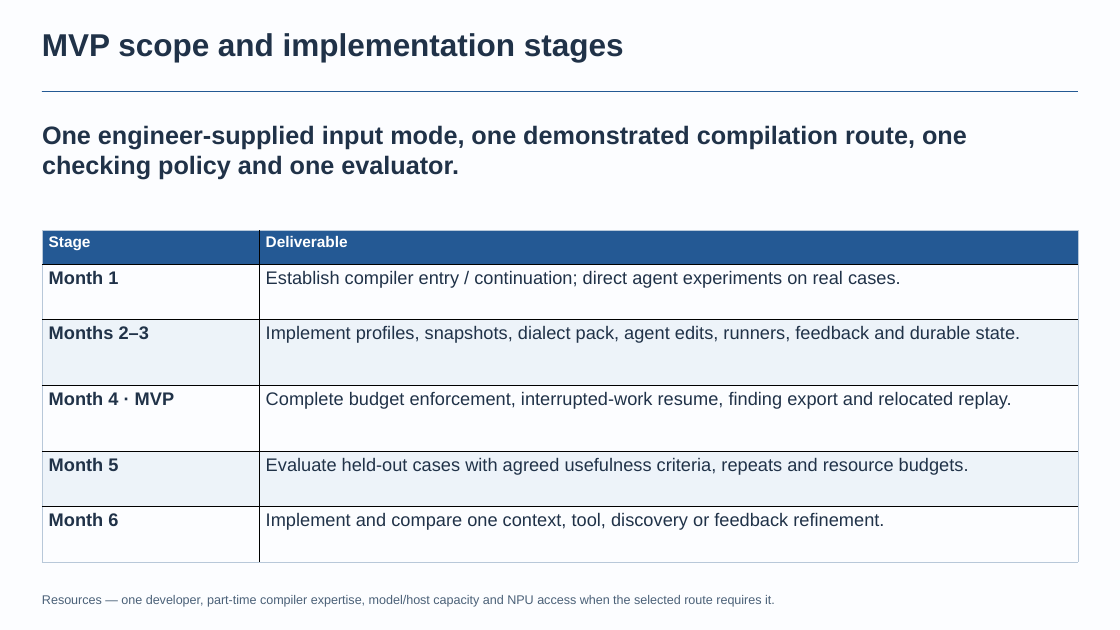
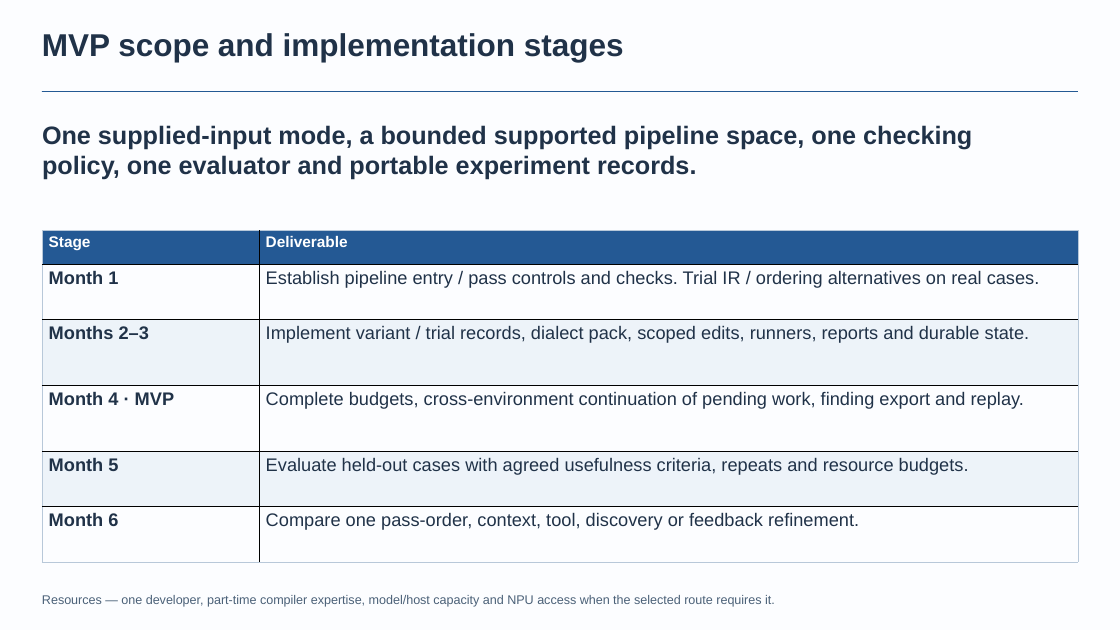
Before and after one commit to BonZirka/ascend-npu-optimization-research, a slide deck: slide 21 of output/ascend-optimization-pitch/ascend-optimization-technical.pptx (slide 18 before the commit). Drawn at 1120x630 pixels with LibreOffice and Linux fonts; fonts in the diff are those of the drawing. Boxes give left, top, right and bottom in pixels: in the first picture for what was removed or moved away, otherwise in the second. Text is boxed around its words. In the diff, an @@ line names an element or a change of style, - is before the commit and + after.

Commit message:
Add joint pass search and portable experiment contracts
Correct the matching-limit claim, emphasize pass placement alongside new transformations, and reframe ranges, precision and memory definedness. Add common kernel/pipeline/trial/evidence/report records and continuation across environments to the editable deck and linked framework plans.

```diff
--- a/output/ascend-optimization-pitch/ascend-optimization-technical.pptx
+++ b/output/ascend-optimization-pitch/ascend-optimization-technical.pptx
@@ text at (42,125,972,180): text changed @@
-One engineer-supplied input mode, one demonstrated compilation route, one checking policy and one evaluator.
+One supplied-input mode, a bounded supported pipeline space, one checking policy, one evaluator and portable experiment records.
@@ table at (42,230,1078,562) @@
-row 2, column 2: Establish compiler entry / continuation; direct agent experiments on real cases.
+row 2, column 2: Establish pipeline entry / pass controls and checks. Trial IR / ordering alternatives on real cases.
-row 3, column 2: Implement profiles, snapshots, dialect pack, agent edits, runners, feedback and durable state.
+row 3, column 2: Implement variant / trial records, dialect pack, scoped edits, runners, reports and durable state.
-row 4, column 2: Complete budget enforcement, interrupted-work resume, finding export and relocated replay.
+row 4, column 2: Complete budgets, cross-environment continuation of pending work, finding export and replay.
-row 6, column 2: Implement and compare one context, tool, discovery or feedback refinement.
+row 6, column 2: Compare one pass-order, context, tool, discovery or feedback refinement.
```
Also in this commit, not shown: 11 other slides changed, 3 slides added, 9 other files.
